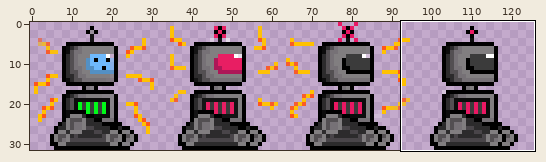
Sprite sheet, stored at assets/robot_death.png. Above: a wide view before the commit, with the close-up outlined.
Close-up. Earlier state:
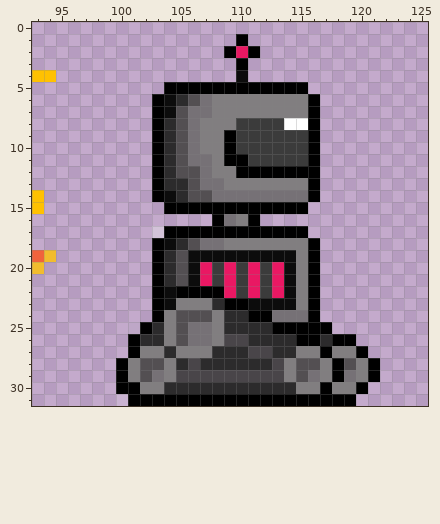
The file is 126x32 pixels. Pixels under 10% opacity are left out. Colours within 5 levels of each other are drawn and written as one. Shown: x 93..125, y 0..31. The old version is drawn lined up with the new one.
Now the later version:
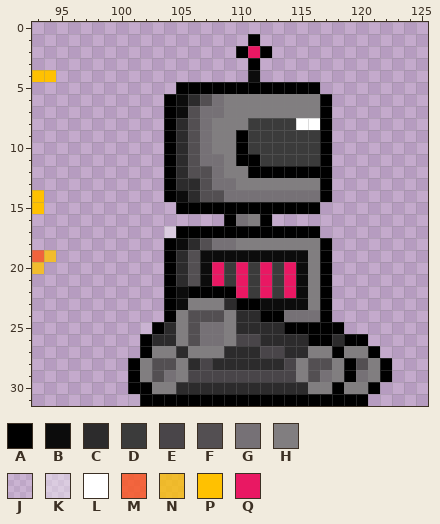
Palette (. is transparent): A #000000  B #0c0c0c  C #2c2b2c  D #3b3b3b  E #494549  F #534f52  G #767176  H #817e80  J #ffffff1c  K #ffffff65  L #ffffff  M #fe551cce  N #fec101c7  P #ffc101  Q #e91863
Edits made:
whole drawing moved by +1,+0 (the old picture is shown already moved)
@@ x 93..125 @@
  0 .................................
- 1 .................A...............
- 2 ................AQA..............
- 3 .................A...............
- 4 PP...............B...............
- 5 ...........AAAAAAAAAAAA..........
- 6 ..........ABCFGHHHHHHHHA.........
- 7 ..........ABFGGHHHHHHHHA.........
- 8 ..........ACFGHHHDDDDLLA.........
- 9 ..........ACFGHHADDDDDDA.........
-10 ..........ACFGHHADDDDDDA.........
-11 ..........ACFGGHAADDDDDA.........
-12 ..........ACFFGHHAAAAAAA.........
-13 ..........ACCFGGHHHHHHHA.........
-14 P.........ABCFFGGGGGGGGA.........
-15 P..........AAAAAAAAAAAA..........
-16 ...............AGHA..............
-17 ..........KAAAAAAAAAAAA..........
-18 ..........ABCFGGHHHHHHHA.........
-19 MN........ACFBBBBBBBBBHA.........
-20 N.........ACFBQDQDQDQBHA.........
-21 ..........ACFBQDQDQDQBHA.........
-22 ..........ABAAAAQDQDQBHA.........
-23 ..........ABHHHCAABBBBHA.........
-24 ..........AHFFFHCCAAGGGA.........
-25 ........JACHFGGHCCCCAAAAA........
-26 ........ACCHFGGHEECCCCAACAA......
-27 ........AHHCHHHCCCEECCHHAHHA.....
-28 .......AHFFHCECCCCCCEHFFHAFHA....
-29 .......AHFGHEEEEEEEEEHFGHAGHA....
-30 .......AAHHCCCCCCCCCCCHHAHHA.....
-31 .......JAAAAAAAAAAAAAAAAAAA......
+ 1 ..................A..............
+ 2 .................AQA.............
+ 3 ..................A..............
+ 4 PP................B..............
+ 5 ............AAAAAAAAAAAA.........
+ 6 ...........ABCFGHHHHHHHHA........
+ 7 ...........ABFGGHHHHHHHHA........
+ 8 ...........ACFGHHHDDDDLLA........
+ 9 ...........ACFGHHADDDDDDA........
+10 ...........ACFGHHADDDDDDA........
+11 ...........ACFGGHAADDDDDA........
+12 ...........ACFFGHHAAAAAAA........
+13 ...........ACCFGGHHHHHHHA........
+14 P..........ABCFFGGGGGGGGA........
+15 P...........AAAAAAAAAAAA.........
+16 ................AGHA.............
+17 ...........KAAAAAAAAAAAA.........
+18 ...........ABCFGGHHHHHHHA........
+19 MN.........ACFBBBBBBBBBHA........
+20 N..........ACFBQDQDQDQBHA........
+21 ...........ACFBQDQDQDQBHA........
+22 ...........ABAAAAQDQDQBHA........
+23 ...........ABHHHCAABBBBHA........
+24 ...........AHFFFHCCAAGGGA........
+25 .........JACHFGGHCCCCAAAAA.......
+26 .........ACCHFGGHEECCCCAACAA.....
+27 .........AHHCHHHCCCEECCHHAHHA....
+28 ........AHFFHCECCCCCCEHFFHAFHA...
+29 ........AHFGHEEEEEEEEEHFGHAGHA...
+30 ........AAHHCCCCCCCCCCCHHAHHA....
+31 ........JAAAAAAAAAAAAAAAAAAA.....
